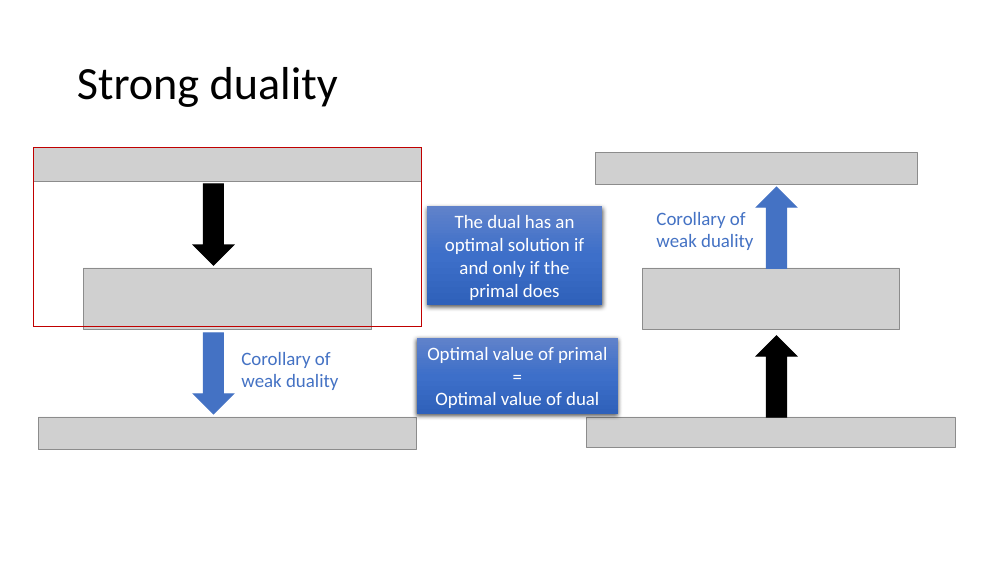
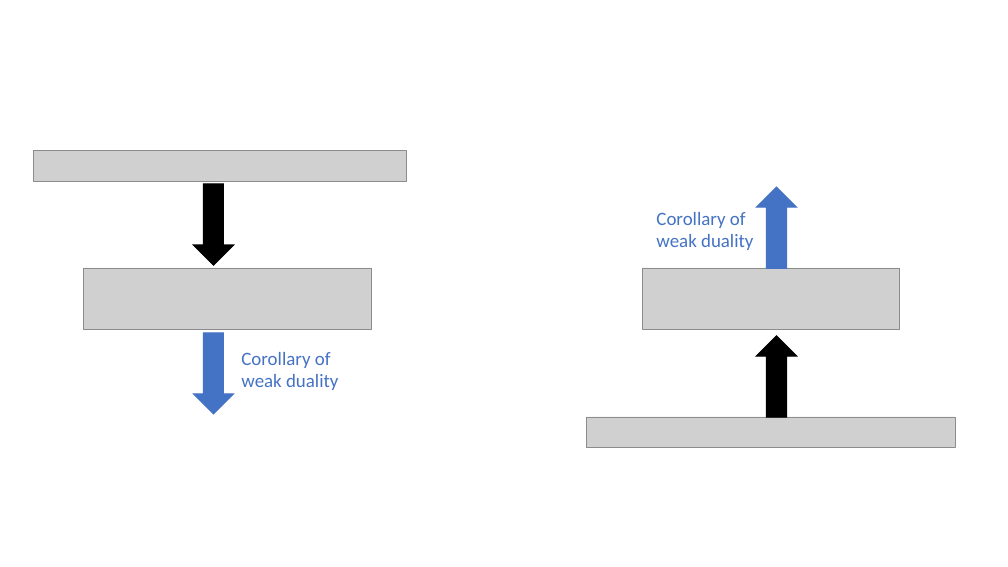
Before and after one commit to khanhnguyendata/duality, a slide deck: slide 24 of ppt/Duality copy.pptx (slide 9 before the commit). Drawn at 1008x567 pixels with LibreOffice and Linux fonts; fonts in the diff are those of the drawing; grey boxes stand for pictures. Boxes give left, top, right and bottom in pixels: in the first picture for what was removed or moved away, otherwise in the second. Text is boxed around its words. In the diff, an @@ line names an element or a change of style, - is before the commit and + after.

```diff
--- a/ppt/Duality copy.pptx
+++ b/ppt/Duality copy.pptx
@@ title removed at box(77, 67, 338, 107) @@
-Strong duality
@@ rectangle removed at box(34, 147, 421, 327) @@
@@ picture: place and size @@
-picture at box(34, 147, 421, 181)
+picture at box(34, 150, 406, 181)
@@ picture removed at box(596, 153, 918, 185) @@
@@ rectangle removed at box(427, 206, 603, 306) @@
-The dual has an optimal solution if and only if the primal does
@@ rectangle removed at box(417, 338, 619, 414) @@
-Optimal value of primal
-=
-Optimal value of dual
@@ picture removed at box(39, 417, 417, 450) @@
```
Also in this commit, not shown: 1 other slide changed, 17 slides added, 2 other files.
